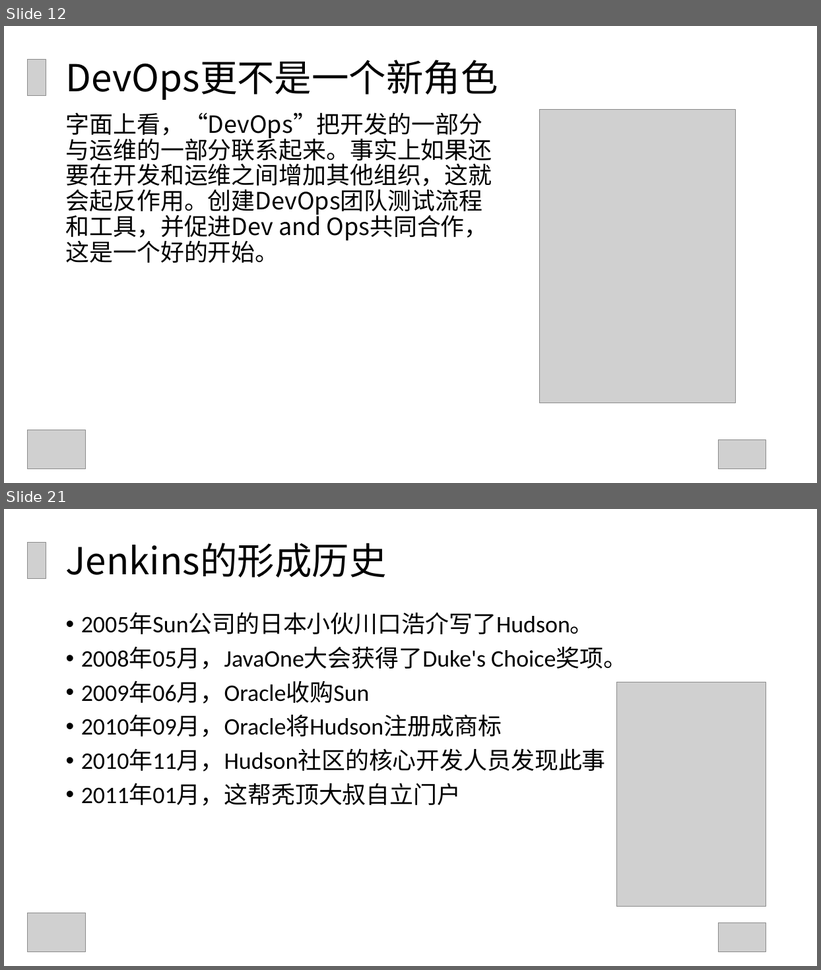
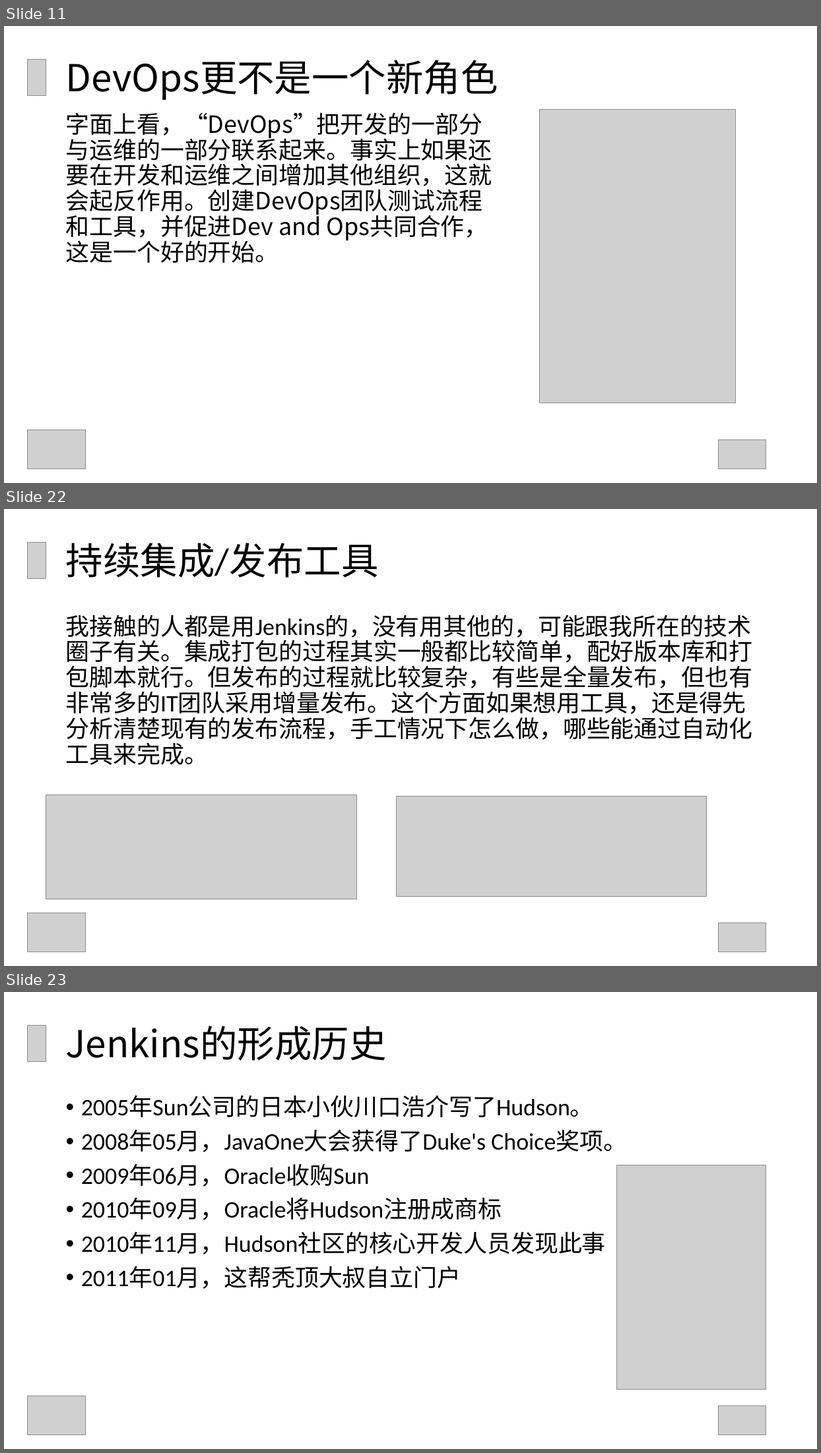
Before and after one commit to GuoxinL/devops-ppt, a slide deck: Jenkins的应用与分享.ppt. Shown one above the other, each under a label of ours: slides 12 and 21 before the commit, slides 11, 22 and 23 after it; the slides between them are not shown. The pictures are 821x970 and 821x1453 pixels, drawn with LibreOffice and Linux fonts; fonts in the diff are those of the drawing; grey boxes stand for pictures. Boxes give left, top, right and bottom in pixels: in the first picture for what was removed or moved away, otherwise in the second. Text is boxed around its words. In the diff, an @@ line names an element or a change of style, - is before the commit and + after.

```diff
--- a/Jenkins的应用与分享.ppt
+++ b/Jenkins的应用与分享.ppt
@@ slide 22 added at (x1=4, y1=509, x2=817, y2=966), background #FFFFFF @@
@@ picture added at (x1=27, y1=543, x2=46, y2=578) @@
@@ text added at (x1=66, y1=543, x2=379, y2=578), 44 pt, text #000000 @@
+持续集成/发布工具
@@ text added at (x1=66, y1=615, x2=752, y2=765), 28 pt, text #000000 @@
+我接触的人都是用Jenkins的，没有用其他的，可能跟我所在的技术圈子有关。集成打包的过程其实一般都比较简单，配好版本库和打包脚本就行。但发布的过程就比较复杂，有些是全量发布，但也有非常多的IT团队采用增量发布。这个方面如果想用工具，还是得先分析清楚现有的发布流程，手工情况下怎么做，哪些能通过自动化工具来完成。
@@ picture added at (x1=46, y1=795, x2=356, y2=898) @@
@@ picture added at (x1=396, y1=797, x2=706, y2=896) @@
@@ picture added at (x1=27, y1=913, x2=86, y2=952) @@
@@ picture added at (x1=718, y1=923, x2=766, y2=952) @@
@@ what was slide 12 is now slide 11 @@
@@ what was slide 21 is now slide 23 @@
```
Also in this commit, not shown: 10 slides changed, 12 other slides added, 7 slides removed, 4 other files.
